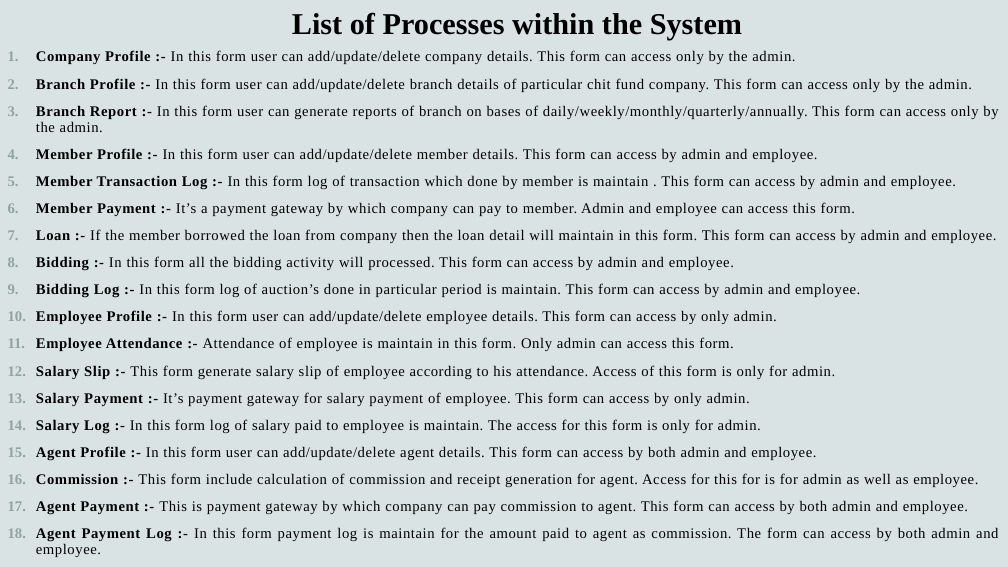
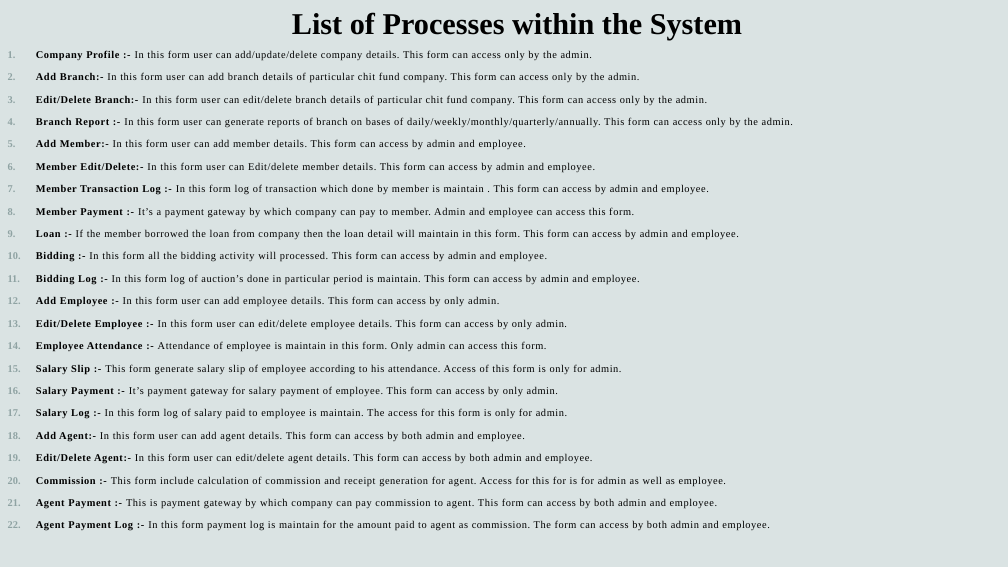
Before and after one commit to Aniketdigge/Chit-Fund-Management-System, a slide deck: slide 7 of 8 Chit Fund Management System.pptx. Drawn at 1008x567 pixels with LibreOffice and Linux fonts; fonts in the diff are those of the drawing. Boxes give left, top, right and bottom in pixels: in the first picture for what was removed or moved away, otherwise in the second. Text is boxed around its words. In the diff, an @@ line names an element or a change of style, - is before the commit and + after.

Commit message:
PPT Changes done

```diff
--- a/8 Chit Fund Management System.pptx
+++ b/8 Chit Fund Management System.pptx
@@ text at [36, 50, 793, 531]: size 14 to 10 pt in "Company Profile :- In this form user ...", "Branch Report :- In this form user ...", "Member Transaction Log :- In this form ...", "Member Payment :- It’s a payment gateway ..." and 10 more places @@
@@ text at [36, 72, 707, 105]: text changed; size 14 to 10 pt @@
-2. Branch Profile :- In this form user can add/update/delete branch details of particular chit fund company. This form can access only by the admin.
+2. Add Branch:- In this form user can add branch details of particular chit fund company. This form can access only by the admin.
+3. Edit/Delete Branch:- In this form user can edit/delete branch details of particular chit fund company. This form can access only by the admin.
@@ text at [36, 140, 595, 172]: text changed; size 14 to 10 pt @@
-4. Member Profile :- In this form user can add/update/delete member details. This form can access by admin and employee.
+5. Add Member:- In this form user can add member details. This form can access by admin and employee.
+6. Member Edit/Delete:- In this form user can Edit/delete member details. This form can access by admin and employee.
@@ text at [36, 297, 567, 329]: text changed; size 14 to 10 pt @@
-10. Employee Profile :- In this form user can add/update/delete employee details. This form can access by only admin.
+12. Add Employee :- In this form user can add employee details. This form can access by only admin.
+13. Edit/Delete Employee :- In this form user can edit/delete employee details. This form can access by only admin.
@@ text at [36, 431, 592, 463]: text changed; size 14 to 10 pt @@
-15. Agent Profile :- In this form user can add/update/delete agent details. This form can access by both admin and employee.
+18. Add Agent:- In this form user can add agent details. This form can access by both admin and employee.
+19. Edit/Delete Agent:- In this form user can edit/delete agent details. This form can access by both admin and employee.
```
Also in this commit, not shown: 8 other slides changed.
